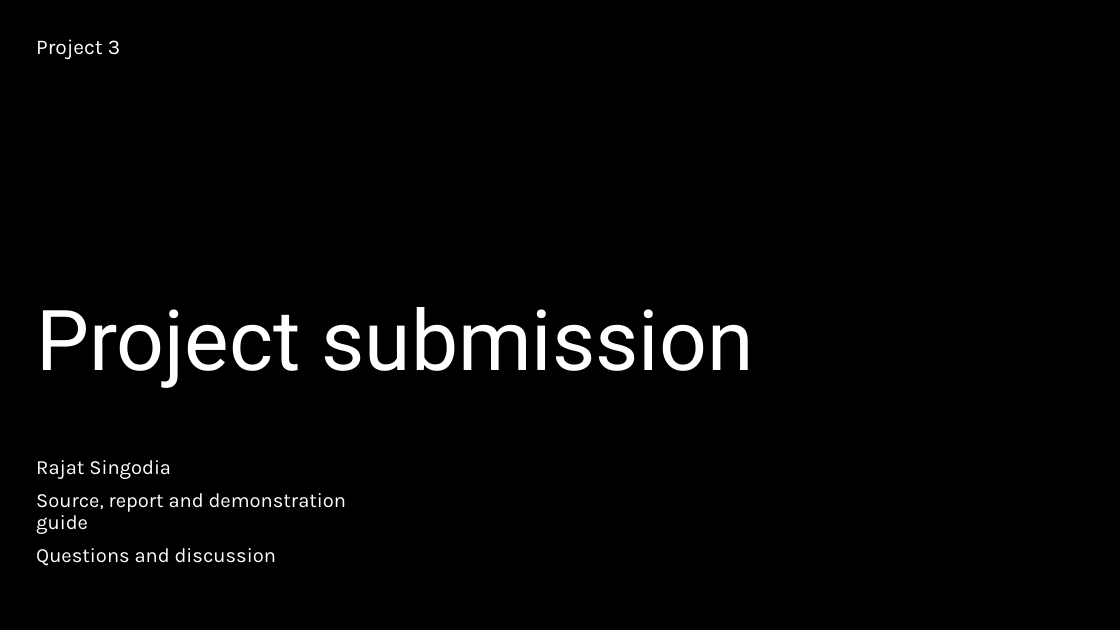
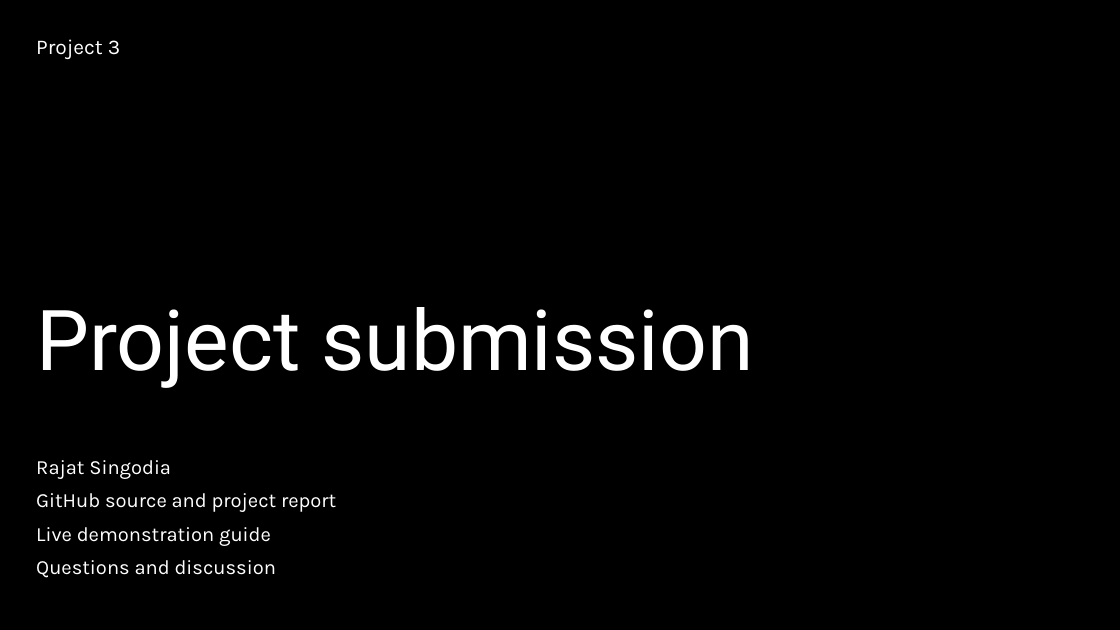
Before and after one commit to rasingod/ai-operations-assistant, a slide deck: slide 14 of AI_Operations_Assistant.pptx. Drawn at 1120x630 pixels with LibreOffice and Linux fonts; fonts in the diff are those of the drawing. Boxes give left, top, right and bottom in pixels: in the first picture for what was removed or moved away, otherwise in the second. Text is boxed around its words. In the diff, an @@ line names an element or a change of style, - is before the commit and + after.

Commit message:
Update OpenRouter setup, UI and final submission presentation

```diff
--- a/AI_Operations_Assistant.pptx
+++ b/AI_Operations_Assistant.pptx
@@ subtitle at bbox=[36, 493, 336, 546]: text changed @@
-Source, report and demonstration guide
+GitHub source and project report
+Live demonstration guide
```
Also in this commit, not shown: 2 other slides changed, 4 other files.
